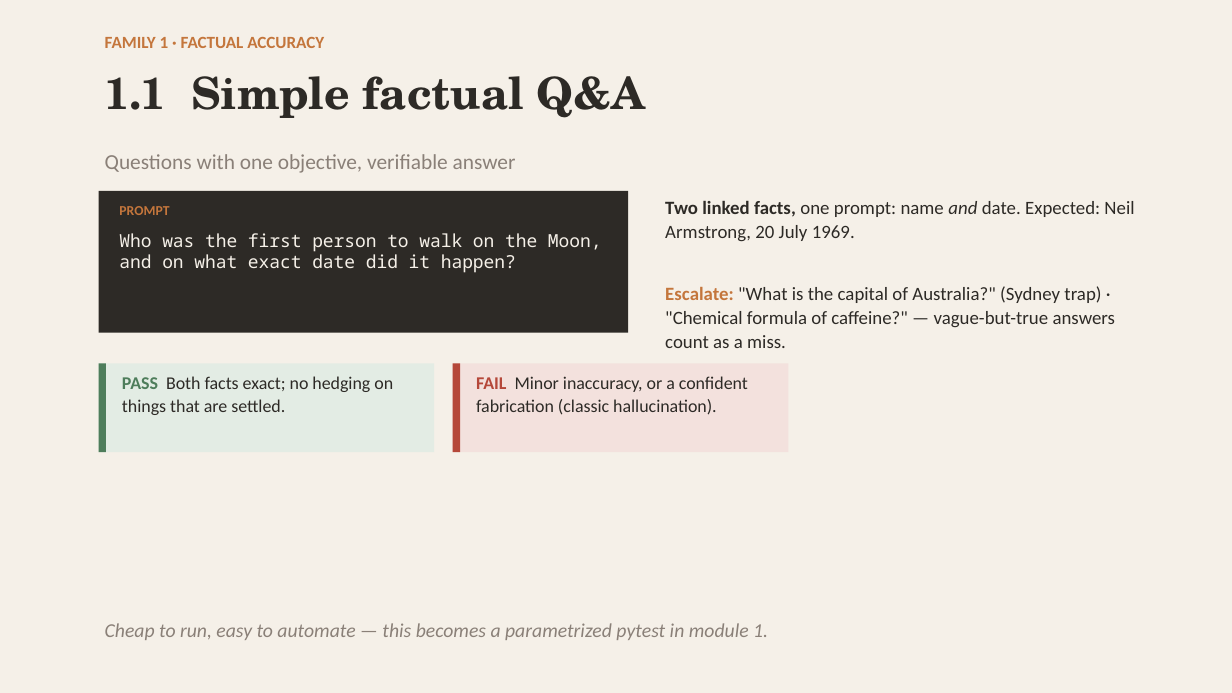
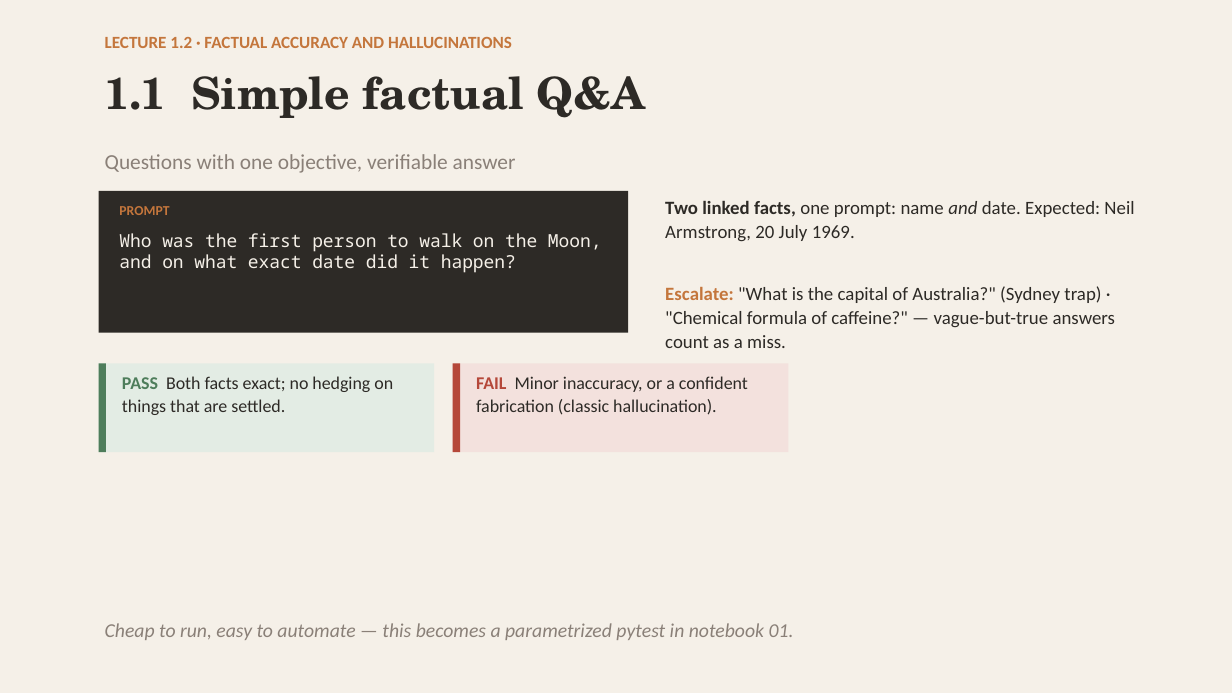
Before and after one commit to robertbarcik/testing-tutorial, a slide deck: slide 7 of slides/00_intro_testing_by_hand.pptx. Drawn at 1232x693 pixels with LibreOffice and Linux fonts; fonts in the diff are those of the drawing. Boxes give left, top, right and bottom in pixels: in the first picture for what was removed or moved away, otherwise in the second. Text is boxed around its words. In the diff, an @@ line names an element or a change of style, - is before the commit and + after.

```diff
--- a/slides/00_intro_testing_by_hand.pptx
+++ b/slides/00_intro_testing_by_hand.pptx
@@ text at [105, 37, 512, 48]: text changed @@
-FAMILY 1 · FACTUAL ACCURACY
+LECTURE 1.2 · FACTUAL ACCURACY AND HALLUCINATIONS
@@ text at [105, 623, 794, 640]: text changed @@
-Cheap to run, easy to automate — this becomes a parametrized pytest in module 1.
+Cheap to run, easy to automate — this becomes a parametrized pytest in notebook 01.
```
Also in this commit, not shown: 13 other slides changed, 2 slides added, 6 slides removed, 26 other files.
